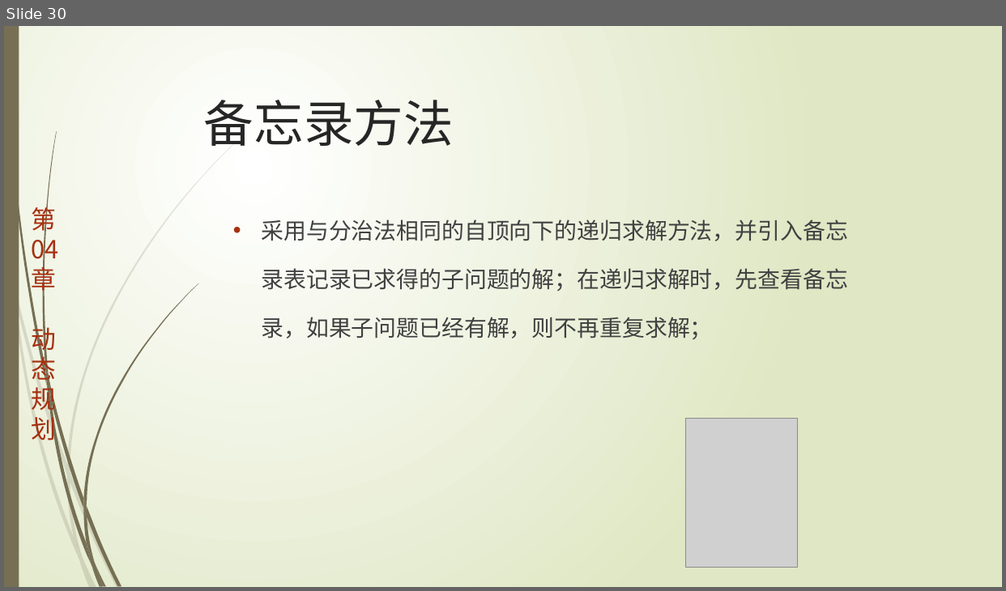
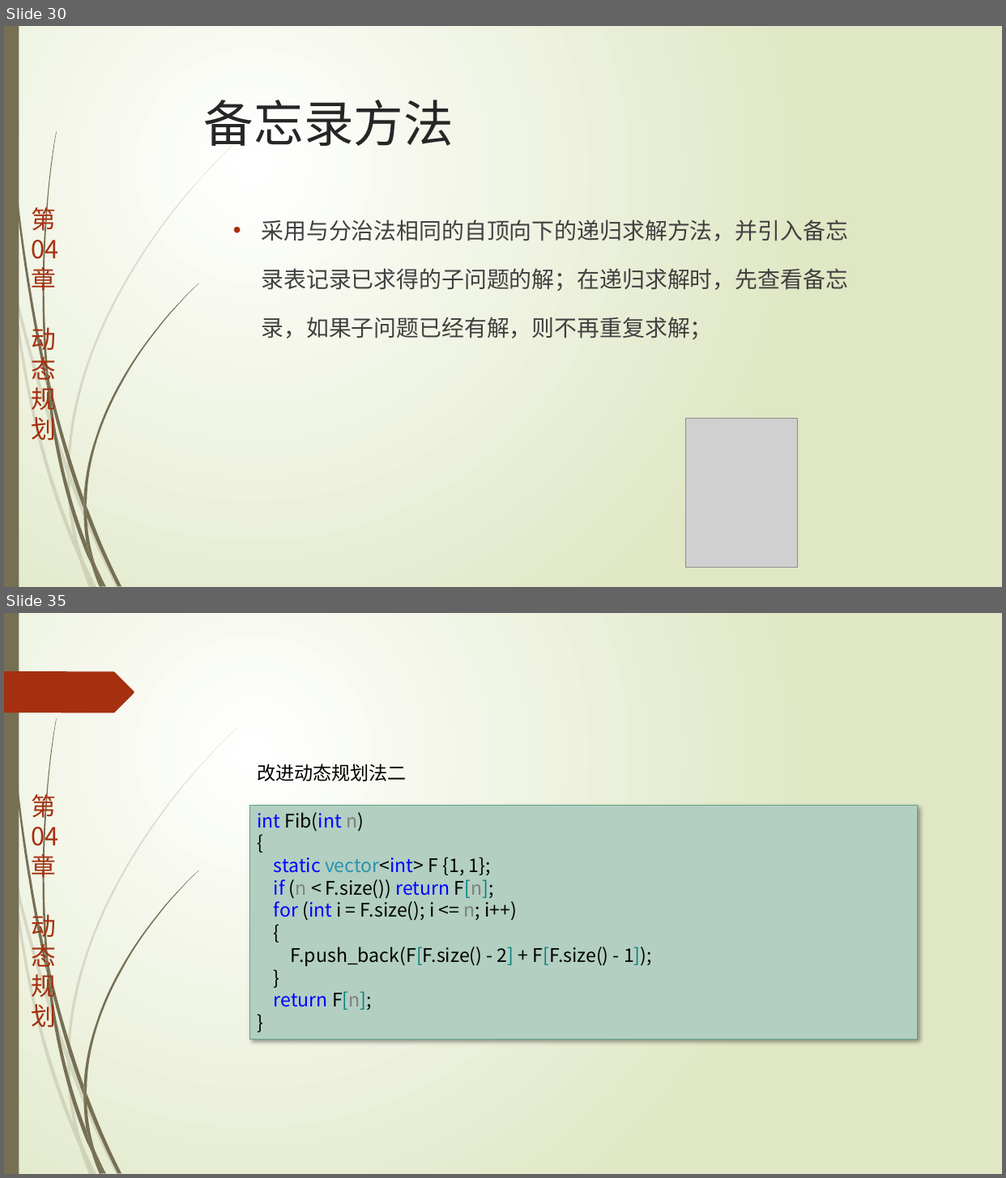
Before and after one commit to TeacherPeng/AlgorithmDesign, a slide deck: 教案/第04章.动态规划.pptx. Shown one above the other, each under a label of ours: slide 30 before the commit, slides 30 and 35 after it; the slides between them are not shown. The pictures are 1006x591 and 1006x1178 pixels, drawn with LibreOffice and Linux fonts; fonts in the diff are those of the drawing; grey boxes stand for pictures. Boxes give left, top, right and bottom in pixels: in the first picture for what was removed or moved away, otherwise in the second. Text is boxed around its words. In the diff, an @@ line names an element or a change of style, - is before the commit and + after.

Commit message:
更新动态规划教案。

```diff
--- a/教案/第04章.动态规划.pptx
+++ b/教案/第04章.动态规划.pptx
@@ slide 35 added at [4, 613, 1002, 1174], background gradient #FFFFFF to #DFE8C4; not listed: 24 template elements that a slide beside it also shows @@
@@ freeform shape added at [4, 671, 134, 713], fill #A53010 @@
@@ text added at [257, 764, 407, 781], 18 pt, text #000000 @@
+改进动态规划法二
@@ rectangle added at [249, 806, 918, 1040], fill #B3CFC2, outline #65A48B 0.75 pt, 18 pt, text #000000 @@
+int Fib(int n)
+{
+static vector<int> F {1, 1};
+if (n < F.size()) return F[n];
+for (int i = F.size(); i <= n; i++)
+{
+F.push_back(F[F.size() - 2] + F[F.size() - 1]);
+}
+return F[n];
+}
```
Also in this commit, not shown: 5 other slides added.
